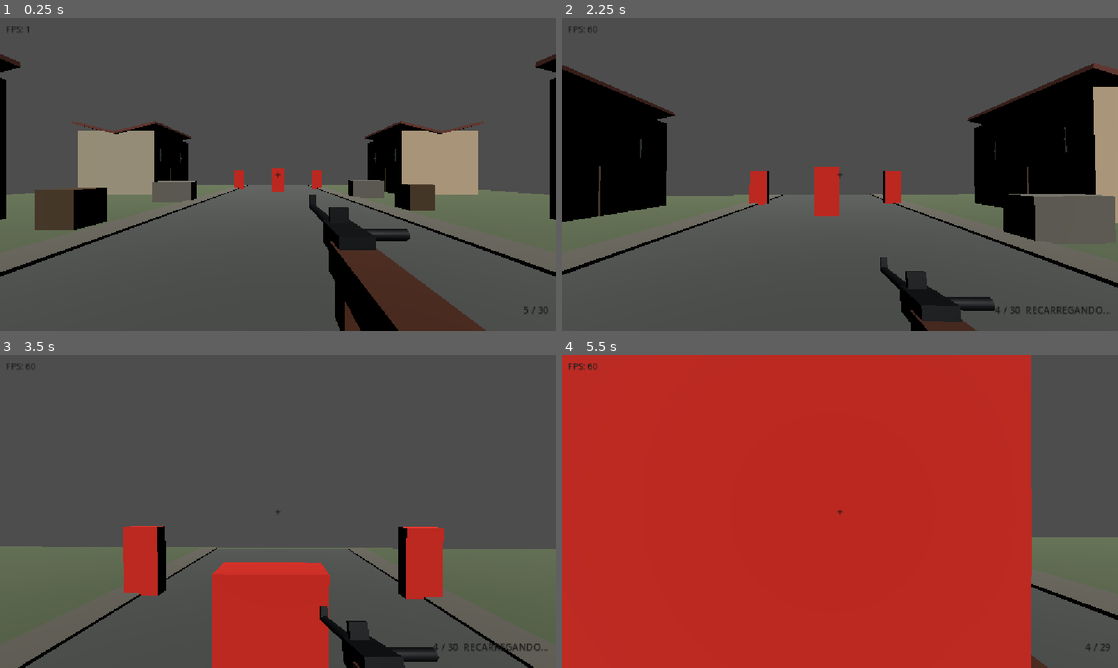
Above: before the commit, frames 1-4 (two rows, left to right).
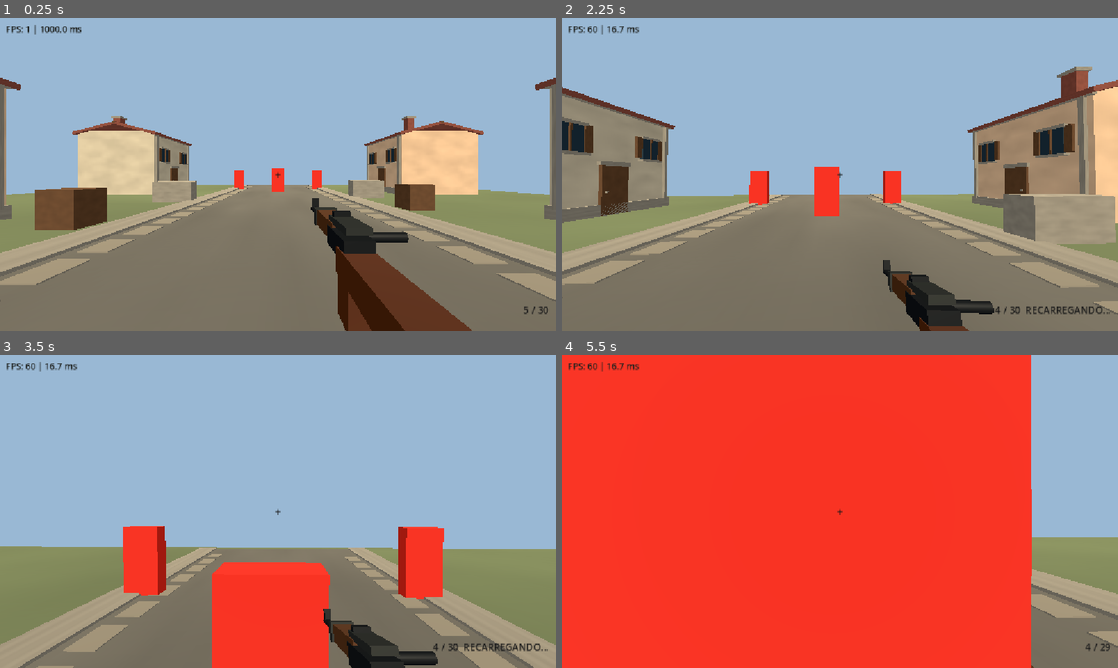
Above: after the commit, the same moments.

Repository: Evertonzinn/ww2-fps
Game: Godot game, scene res://main.tscn
Same seed, same stepped clock (60 frames per second), same inputs: the game is played once before the commit and once after it.
Inputs (mouse positions are in pixels of both pictures, inside the frame that each line leads up to):
- Up to frame 1 (0.25 s): no input
- Up to frame 2 (2.25 s): tap Enter at 0.5 s; move the mouse to (867, 174) at 0.52 s; hold W from 0.53 s (still down); tap R at 0.6, 2.1 s; click (867, 174) at 0.67 s; tap Space at 0.77, 1.52 s; move the mouse to (812, 174) at 1.27 s; tap Shift at 1.35 s; move the mouse to (851, 168) at 2.02 s
- Up to frame 3 (3.5 s): keep holding W; move the mouse to (272, 517) at 2.77 s; tap Shift at 2.85 s; click (272, 517) at 2.92 s; tap Space at 3.02 s
- Up to frame 4 (5.5 s): keep holding W; move the mouse to (878, 514) at 3.52 s; tap R at 3.6, 5.1 s; tap Space at 3.77, 4.52 s; move the mouse to (795, 508) at 4.27 s; tap Shift at 4.35 s; move the mouse to (845, 511) at 5.02 s; click (845, 511) at 5.17 s

The runs differ from the first frame. In frame 1, 96% of the frame differs, in the area x 0-100%, y 0-100%; in frame 2, 98%; in frame 3, 99%; in frame 4, 100%.

Commit message:
feat: upgrade village lighting, modular facades and rifle details

Diff:
--- a/hud.gd
+++ b/hud.gd
@@ -16,7 +16,8 @@
 	fps_refresh_timer -= delta
 	if fps_refresh_timer <= 0.0:
 		fps_refresh_timer = FPS_REFRESH_SECONDS
-		fps_label.text = "FPS: %d" % Engine.get_frames_per_second()
+		var frames: int = Engine.get_frames_per_second()
+		fps_label.text = "FPS: %d | %.1f ms" % [frames, 1000.0 / float(maxi(frames, 1))]
 
 	if hit_timer > 0.0:
 		hit_timer -= delta
--- a/main.tscn
+++ b/main.tscn
@@ -25,10 +25,10 @@
 roughness = 0.55
 
 [sub_resource type="BoxMesh" id="RifleStockMesh"]
-size = Vector3(0.16, 0.13, 0.8)
+size = Vector3(0.14, 0.115, 0.76)
 
 [sub_resource type="BoxMesh" id="RifleReceiverMesh"]
-size = Vector3(0.14, 0.11, 0.28)
+size = Vector3(0.13, 0.10, 0.28)
 
 [sub_resource type="CylinderMesh" id="RifleBarrelMesh"]
 top_radius = 0.027
@@ -96,6 +96,7 @@
 fov = 75.0
 
 [node name="Weapon" type="Node3D" parent="Player/Head/Camera3D"]
+scale = Vector3(0.90, 0.90, 0.90)
 script = ExtResource("2_weapon")
 
 [node name="Stock" type="MeshInstance3D" parent="Player/Head/Camera3D/Weapon"]
--- a/weapon.gd
+++ b/weapon.gd
@@ -34,6 +34,7 @@
 func _ready() -> void:
 	position = HIP_POSITION
 	muzzle_flash.visible = false
+	_build_rifle_details()
 	shot_audio.stream = _create_placeholder_sound(true)
 	reload_audio.stream = _create_placeholder_sound(false)
 	_update_hud()
@@ -150,3 +151,30 @@
 	stream.stereo = false
 	stream.data = raw
 	return stream
+
+
+func _build_rifle_details() -> void:
+	# Detalhes simples com material proprio; podem ser trocados por um GLB.
+	var stock_wood: StandardMaterial3D = StandardMaterial3D.new()
+	stock_wood.albedo_color = Color(0.30, 0.17, 0.085)
+	stock_wood.roughness = 0.86
+	var steel: StandardMaterial3D = StandardMaterial3D.new()
+	steel.albedo_color = Color(0.19, 0.20, 0.19)
+	steel.metallic = 0.42
+	steel.roughness = 0.63
+
+	_weapon_box("WoodHandguard", Vector3(0, 0.015, -0.60), Vector3(0.125, 0.10, 0.39), stock_wood)
+	_weapon_box("FrontBand", Vector3(0, 0.018, -0.81), Vector3(0.15, 0.115, 0.058), steel)
+	_weapon_box("ReceiverTop", Vector3(0, 0.075, -0.35), Vector3(0.11, 0.035, 0.27), steel)
+	_weapon_box("TriggerPlate", Vector3(0, -0.13, -0.20), Vector3(0.085, 0.035, 0.18), steel)
+	_weapon_box("ButtPlate", Vector3(0, -0.07, 0.49), Vector3(0.17, 0.15, 0.035), steel)
+
+func _weapon_box(node_name: String, local_position: Vector3, dimensions: Vector3, surface: Material) -> void:
+	var visual: MeshInstance3D = MeshInstance3D.new()
+	visual.name = node_name
+	var shape: BoxMesh = BoxMesh.new()
+	shape.size = dimensions
+	visual.mesh = shape
+	visual.material_override = surface
+	visual.position = local_position
+	add_child(visual)
--- a/world_props.gd
+++ b/world_props.gd
@@ -11,14 +11,15 @@
 var grass: StandardMaterial3D
 
 func _ready() -> void:
-	stone = _material(Color(0.40, 0.39, 0.35))
-	plaster = _material(Color(0.67, 0.63, 0.53))
-	plaster_warm = _material(Color(0.76, 0.67, 0.54))
-	brick = _material(Color(0.42, 0.22, 0.18))
-	timber = _material(Color(0.29, 0.22, 0.14))
-	window_dark = _material(Color(0.13, 0.17, 0.18))
-	asphalt = _material(Color(0.31, 0.32, 0.31))
-	grass = _material(Color(0.35, 0.40, 0.29))
+	_setup_daylight()
+	stone = _textured_material(Color(0.60, 0.56, 0.49), 17)
+	plaster = _textured_material(Color(0.84, 0.77, 0.64), 29)
+	plaster_warm = _textured_material(Color(0.93, 0.76, 0.59), 37)
+	brick = _textured_material(Color(0.55, 0.29, 0.23), 48)
+	timber = _textured_material(Color(0.39, 0.26, 0.16), 55)
+	window_dark = _material(Color(0.12, 0.19, 0.23))
+	asphalt = _textured_material(Color(0.42, 0.40, 0.36), 63)
+	grass = _textured_material(Color(0.43, 0.47, 0.32), 72)
 
 	var ground_mesh: MeshInstance3D = get_node("Ground/MeshInstance3D") as MeshInstance3D
 	ground_mesh.material_override = grass
@@ -27,6 +28,7 @@
 	_visual_box(self, "Road", Vector3(0, 0.014, 0), Vector3(8.0, 0.026, 39.0), asphalt)
 	_visual_box(self, "SidewalkLeft", Vector3(-4.5, 0.045, 0), Vector3(1.0, 0.09, 39.0), stone)
 	_visual_box(self, "SidewalkRight", Vector3(4.5, 0.045, 0), Vector3(1.0, 0.09, 39.0), stone)
+	_street_paving()
 
 	_house("LeftHouseA", -12.0, -10.0, plaster)
 	_house("LeftHouseB", -12.0, 4.0, plaster_warm)
@@ -38,6 +40,10 @@
 	_static_box("SandbagRight", Vector3(5.8, 0.55, -5.5), Vector3(2.0, 1.1, 0.85), stone)
 	_static_box("SupplyCrateA", Vector3(-6.0, 0.54, 2.0), Vector3(1.05, 1.08, 1.05), timber)
 	_static_box("SupplyCrateB", Vector3(6.0, 0.54, -1.0), Vector3(1.05, 1.08, 1.05), timber)
+	_barrel("BarrelLeft", Vector3(-6.7, 0.52, -5.5))
+	_barrel("BarrelRight", Vector3(6.7, 0.52, 4.0))
+	_tree("TreeWest", Vector3(-18.0, 0.0, 12.0))
+	_tree("TreeEast", Vector3(18.0, 0.0, -17.0))
 
 func _material(tint: Color) -> StandardMaterial3D:
 	var material: StandardMaterial3D = StandardMaterial3D.new()
@@ -73,16 +79,145 @@
 
 func _house(node_name: String, x: float, z: float, wall_material: Material) -> void:
 	var house: StaticBody3D = _static_box(node_name, Vector3(x, 2.35, z), Vector3(5.6, 4.7, 5.8), wall_material)
-
-	# Duas metades de telhado simples; nenhuma luz dinamica adicional.
-	var roof_left: MeshInstance3D = _visual_box(house, "RoofLeft", Vector3(-1.48, 2.59, 0), Vector3(3.2, 0.18, 6.2), brick)
-	roof_left.rotation.z = -0.24
-	var roof_right: MeshInstance3D = _visual_box(house, "RoofRight", Vector3(1.48, 2.59, 0), Vector3(3.2, 0.18, 6.2), brick)
-	roof_right.rotation.z = 0.24
-
 	var face: float = 1.0 if x < 0.0 else -1.0
-	_visual_box(house, "Door", Vector3(face * 2.83, -1.32, 0), Vector3(0.07, 2.05, 1.10), timber)
-	_visual_box(house, "WindowLeft", Vector3(face * 2.83, 0.68, -1.65), Vector3(0.07, 0.95, 0.84), window_dark)
-	_visual_box(house, "WindowRight", Vector3(face * 2.83, 0.68, 1.65), Vector3(0.07, 0.95, 0.84), window_dark)
-	_visual_box(house, "WindowFrameLeft", Vector3(face * 2.88, 0.68, -1.65), Vector3(0.08, 0.07, 0.87), timber)
-	_visual_box(house, "WindowFrameRight", Vector3(face * 2.88, 0.68, 1.65), Vector3(0.08, 0.07, 0.87), timber)
+	var facade_x: float = face * 2.84
+
+	# Telhado em duas aguas: inclinacao corrigida para a cumeeira ficar no topo.
+	var roof_left: MeshInstance3D = _visual_box(house, "RoofLeft", Vector3(-1.47, 2.58, 0), Vector3(3.25, 0.19, 6.20), brick)
+	roof_left.rotation.z = 0.25
+	var roof_right: MeshInstance3D = _visual_box(house, "RoofRight", Vector3(1.47, 2.58, 0), Vector3(3.25, 0.19, 6.20), brick)
+	roof_right.rotation.z = -0.25
+	_visual_box(house, "RoofRidge", Vector3(0, 2.99, 0), Vector3(0.16, 0.17, 6.25), timber)
+	_visual_box(house, "Chimney", Vector3(-1.15, 3.14, 1.10), Vector3(0.55, 1.32, 0.55), brick)
+	_visual_box(house, "ChimneyCap", Vector3(-1.15, 3.83, 1.10), Vector3(0.72, 0.13, 0.72), stone)
+
+	# Fachada: embasamento, porta, batente e emolduramento real das duas janelas.
+	_visual_box(house, "Foundation", Vector3(facade_x, -2.13, 0), Vector3(0.16, 0.48, 5.92), stone)
+	_visual_box(house, "Cornice", Vector3(facade_x, 2.17, 0), Vector3(0.18, 0.20, 5.94), stone)
+	_visual_box(house, "Door", Vector3(facade_x + face * 0.02, -1.31, 0), Vector3(0.12, 2.05, 1.10), timber)
+	_visual_box(house, "DoorHeader", Vector3(facade_x + face * 0.04, -0.19, 0), Vector3(0.15, 0.18, 1.27), stone)
+	_visual_box(house, "DoorHandle", Vector3(facade_x + face * 0.10, -1.36, 0.37), Vector3(0.08, 0.08, 0.08), stone)
+
+	for window_index in range(2):
+		var window_z: float = -1.65 if window_index == 0 else 1.65
+		var window_x: float = facade_x + face * 0.045
+		_visual_box(house, "Glass%d" % window_index, Vector3(window_x, 0.67, window_z), Vector3(0.11, 1.00, 0.87), window_dark)
+		_visual_box(house, "WindowTop%d" % window_index, Vector3(window_x + face * 0.05, 1.21, window_z), Vector3(0.16, 0.11, 1.03), stone)
+		_visual_box(house, "WindowSill%d" % window_index, Vector3(window_x + face * 0.07, 0.10, window_z), Vector3(0.22, 0.10, 1.10), stone)
+		_visual_box(house, "WindowMullion%d" % window_index, Vector3(window_x + face * 0.06, 0.67, window_z), Vector3(0.12, 1.05, 0.06), timber)
+		_visual_box(house, "ShutterLeft%d" % window_index, Vector3(window_x, 0.69, window_z - 0.59), Vector3(0.13, 1.03, 0.25), timber)
+		_visual_box(house, "ShutterRight%d" % window_index, Vector3(window_x, 0.69, window_z + 0.59), Vector3(0.13, 1.03, 0.25), timber)
+
+	# Vigas nas extremidades quebram a aparencia de cubos sem aumentar a colisao.
+	for beam_index in range(2):
+		var beam_z: float = -2.65 if beam_index == 0 else 2.65
+		_visual_box(house, "CornerBeam%d" % beam_index, Vector3(facade_x + face * 0.05, 0.06, beam_z), Vector3(0.15, 4.15, 0.16), stone)
+
+func _setup_daylight() -> void:
+	# Cor ambiente e fundo leve para o OpenGL Compatibility / GT 730.
+	# Sem GI dinamica, SSAO, glow ou sombras de alta resolucao.
+	var env_resource: Environment = Environment.new()
+	env_resource.background_mode = Environment.BG_COLOR
+	env_resource.background_color = Color(0.60, 0.72, 0.83)
+	env_resource.ambient_light_source = Environment.AMBIENT_SOURCE_COLOR
+	env_resource.ambient_light_color = Color(0.84, 0.86, 0.88)
+	env_resource.ambient_light_sky_contribution = 0.0
+	env_resource.ambient_light_energy = 0.75
+
+	var world_environment: WorldEnvironment = WorldEnvironment.new()
+	world_environment.name = "DaylightEnvironment"
+	world_environment.environment = env_resource
+	add_child(world_environment)
+
+	var sun: DirectionalLight3D = get_node("DirectionalLight3D") as DirectionalLight3D
+	sun.light_color = Color(1.0, 0.96, 0.86)
+	sun.light_energy = 1.2
+	sun.shadow_enabled = false
+
+func _textured_material(base: Color, texture_seed: int) -> StandardMaterial3D:
+	# Textura de 48x48 gerada uma unica vez, sem assets externos.
+	var image: Image = Image.create(48, 48, false, Image.FORMAT_RGB8)
+	var noise: FastNoiseLite = FastNoiseLite.new()
+	noise.seed = texture_seed
+	noise.frequency = 0.18
+	for y in range(48):
+		for x in range(48):
+			var n: float = clampf((noise.get_noise_2d(float(x), float(y)) + 1.0) * 0.5, 0.0, 1.0)
+			var value: float = lerpf(0.82, 1.0, n)
+			image.set_pixel(x, y, Color(value, value, value))
+	var material: StandardMaterial3D = _material(base)
+	material.albedo_texture = ImageTexture.create_from_image(image)
+	return material
+
+func _street_paving() -> void:
+	# Multimesh: dezenas de pedras laterais com uma chamada de desenho.
+	var paver_mesh: BoxMesh = BoxMesh.new()
+	paver_mesh.size = Vector3(0.58, 0.025, 0.78)
+	paver_mesh.material = _material(Color(0.53, 0.49, 0.42))
+	var stones: MultiMesh = MultiMesh.new()
+	stones.transform_format = MultiMesh.TRANSFORM_3D
+	stones.mesh = paver_mesh
+	stones.instance_count = 64
+	for i in range(32):
+		var z_pos: float = -17.7 + float(i) * 1.13
+		stones.set_instance_transform(i * 2, Transform3D(Basis(), Vector3(-3.5, 0.034, z_pos)))
+		stones.set_instance_transform(i * 2 + 1, Transform3D(Basis(), Vector3(3.5, 0.034, z_pos + 0.48)))
+	var paving: MultiMeshInstance3D = MultiMeshInstance3D.new()
+	paving.name = "RoadSidePaving"
+	paving.multimesh = stones
+	add_child(paving)
+
+func _barrel(node_name: String, world_position: Vector3) -> void:
+	var barrel: StaticBody3D = StaticBody3D.new()
+	barrel.name = node_name
+	barrel.position = world_position
+	add_child(barrel)
+
+	var cylinder: CylinderMesh = CylinderMesh.new()
+	cylinder.top_radius = 0.37
+	cylinder.bottom_radius = 0.37
+	cylinder.height = 1.04
+	cylinder.radial_segments = 10
+	var barrel_mesh: MeshInstance3D = MeshInstance3D.new()
+	barrel_mesh.mesh = cylinder
+	barrel_mesh.material_override = _material(Color(0.25, 0.32, 0.35))
+	barrel.add_child(barrel_mesh)
+
+	var shape: CylinderShape3D = CylinderShape3D.new()
+	shape.radius = 0.37
+	shape.height = 1.04
+	var collision: CollisionShape3D = CollisionShape3D.new()
+	collision.shape = shape
+	barrel.add_child(collision)
+
+	var band: Material = _material(Color(0.13, 0.15, 0.16))
+	_visual_box(barrel, "BandFront", Vector3(0, 0.38, 0.36), Vector3(0.70, 0.08, 0.04), band)
+	_visual_box(barrel, "BandBack", Vector3(0, -0.38, 0.36), Vector3(0.70, 0.08, 0.04), band)
+
+func _tree(node_name: String, world_position: Vector3) -> void:
+	var tree: Node3D = Node3D.new()
+	tree.name = node_name
+	tree.position = world_position
+	add_child(tree)
+
+	var trunk: CylinderMesh = CylinderMesh.new()
+	trunk.top_radius = 0.15
+	trunk.bottom_radius = 0.24
+	trunk.height = 3.2
+	trunk.radial_segments = 7
+	var trunk_visual: MeshInstance3D = MeshInstance3D.new()
+	trunk_visual.mesh = trunk
+	trunk_visual.material_override = timber
+	trunk_visual.position.y = 1.6
+	tree.add_child(trunk_visual)
+
+	var crown: SphereMesh = SphereMesh.new()
+	crown.radius = 1.5
+	crown.height = 2.9
+	crown.radial_segments = 8
+	crown.rings = 4
+	var crown_visual: MeshInstance3D = MeshInstance3D.new()
+	crown_visual.mesh = crown
+	crown_visual.material_override = _material(Color(0.27, 0.38, 0.24))
+	crown_visual.position.y = 3.6
+	tree.add_child(crown_visual)
